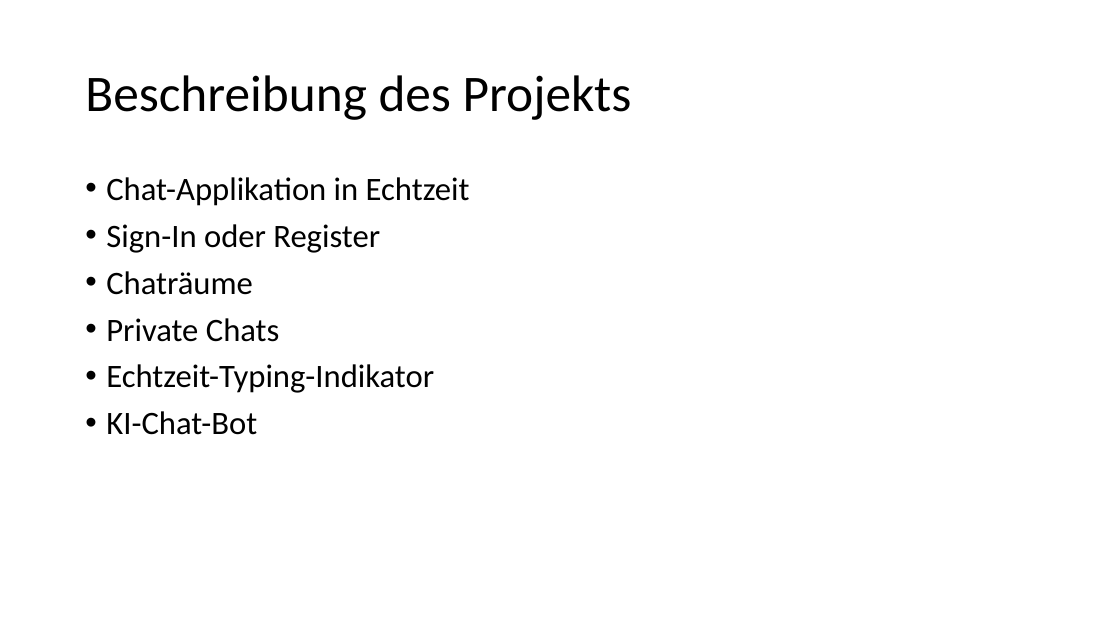
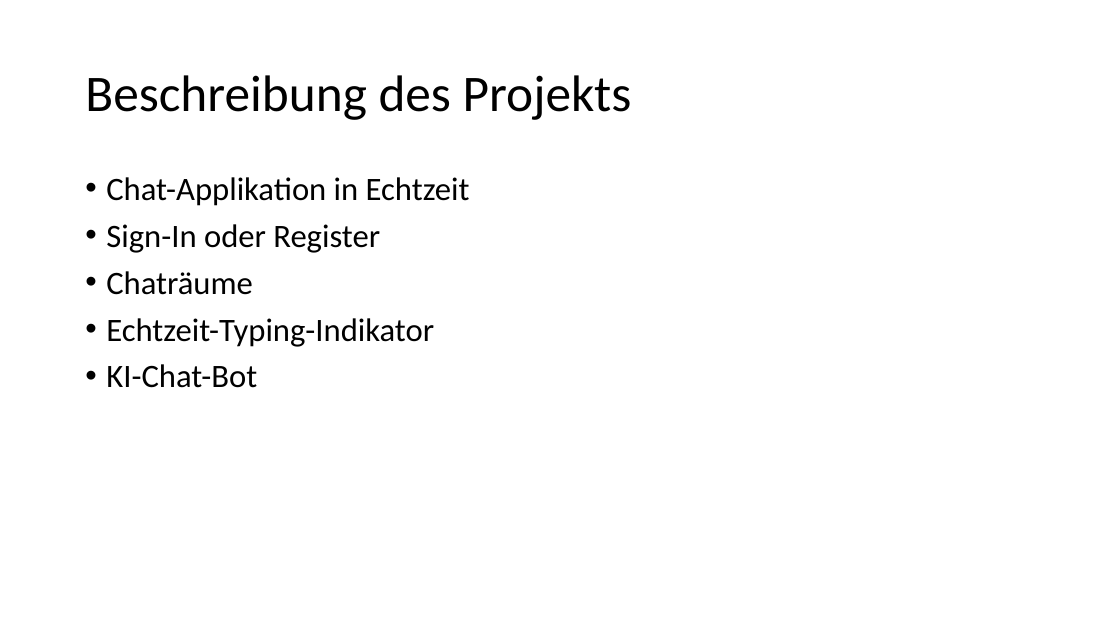
Before and after one commit to RocordJavaScript2023/realtime, a slide deck: slide 3 of presentation/realtime.pptx. Drawn at 1120x630 pixels with LibreOffice and Linux fonts; fonts in the diff are those of the drawing. Boxes give left, top, right and bottom in pixels: in the first picture for what was removed or moved away, otherwise in the second. Text is boxed around its words. In the diff, an @@ line names an element or a change of style, - is before the commit and + after.

```diff
--- a/presentation/realtime.pptx
+++ b/presentation/realtime.pptx
@@ text at (106,318,280,342): paragraph removed @@
-• Private Chats
```
Also in this commit, not shown: 2 other slides changed, 10 slides added, 2 slides removed.
